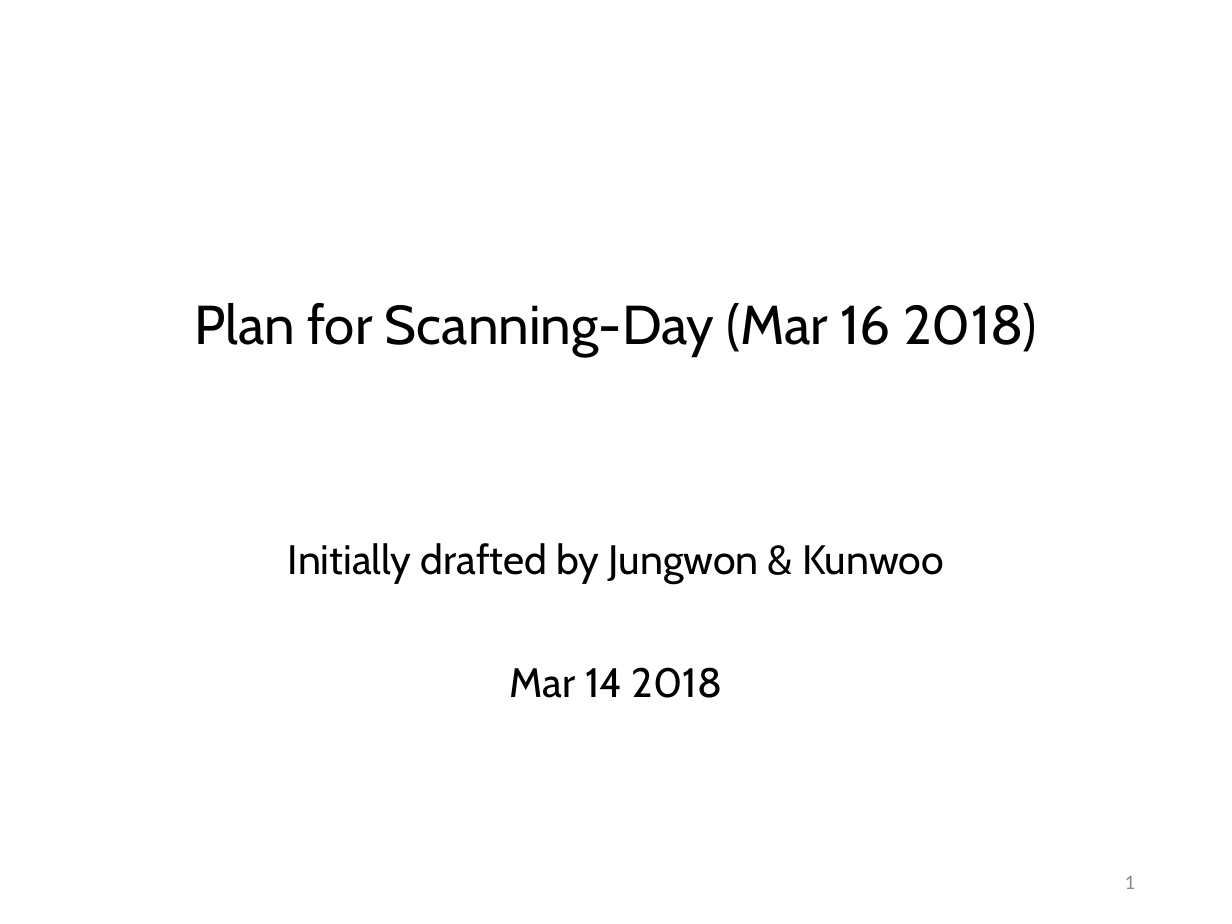
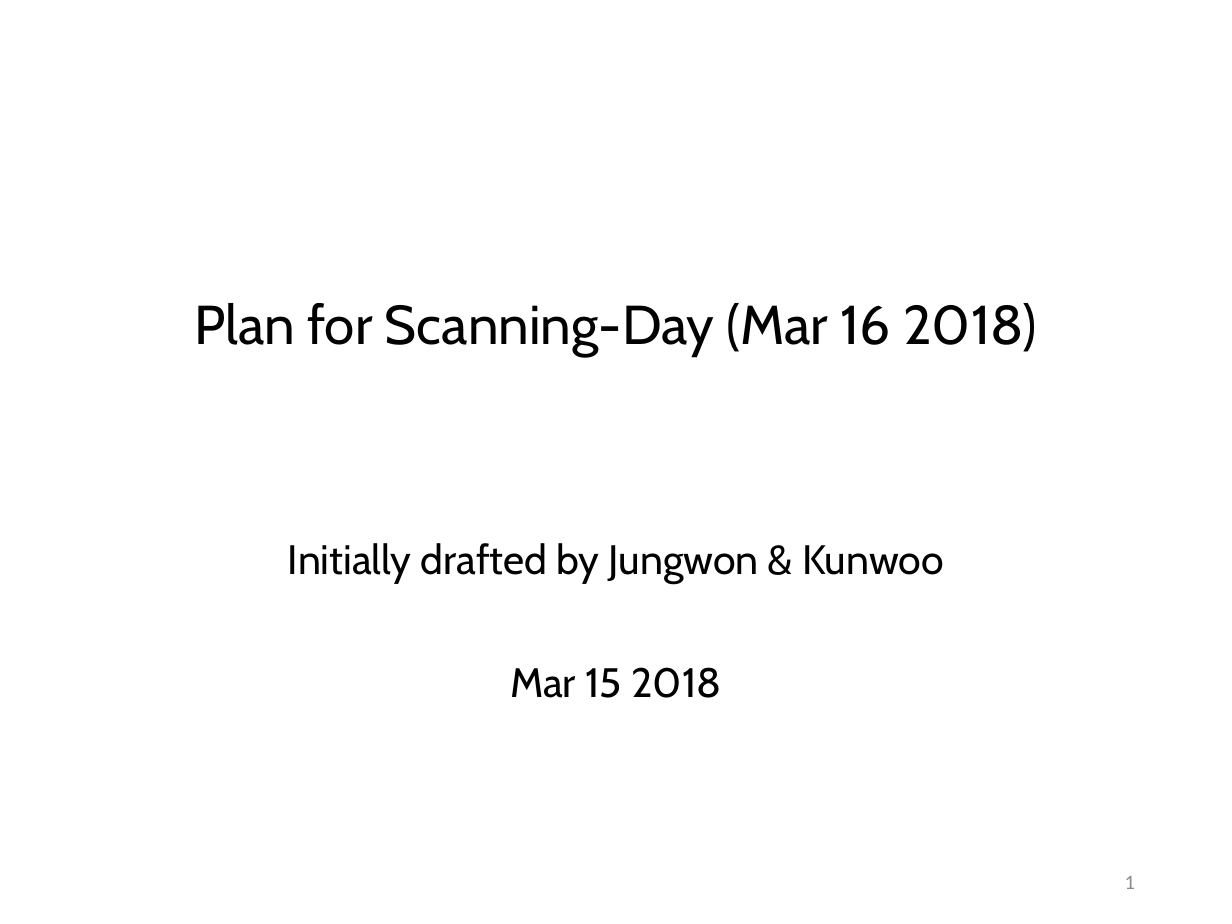
Before and after one commit to yorku-ausml/lab, a slide deck: slide 1 of doc/Scanningday_20180316/plan_for_scanning_day_20180316.pptx. Drawn at 1232x924 pixels with LibreOffice and Linux fonts; fonts in the diff are those of the drawing. Boxes give left, top, right and bottom in pixels: in the first picture for what was removed or moved away, otherwise in the second. Text is boxed around its words. In the diff, an @@ line names an element or a change of style, - is before the commit and + after.

```diff
--- a/doc/Scanningday_20180316/plan_for_scanning_day_20180316.pptx
+++ b/doc/Scanningday_20180316/plan_for_scanning_day_20180316.pptx
@@ subtitle at bbox=[510, 667, 721, 698]: text changed @@
-Mar 14 2018
+Mar 15 2018
```
Also in this commit, not shown: 1 other slide changed, 3 slides added, 1 other file.
